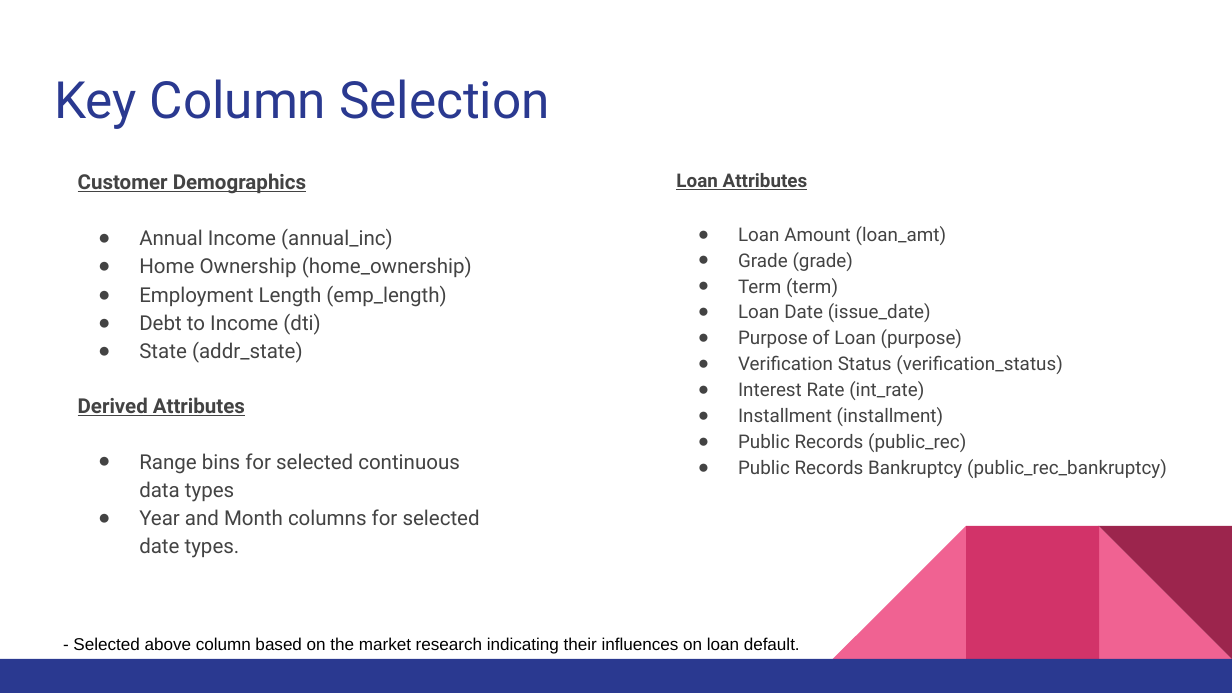
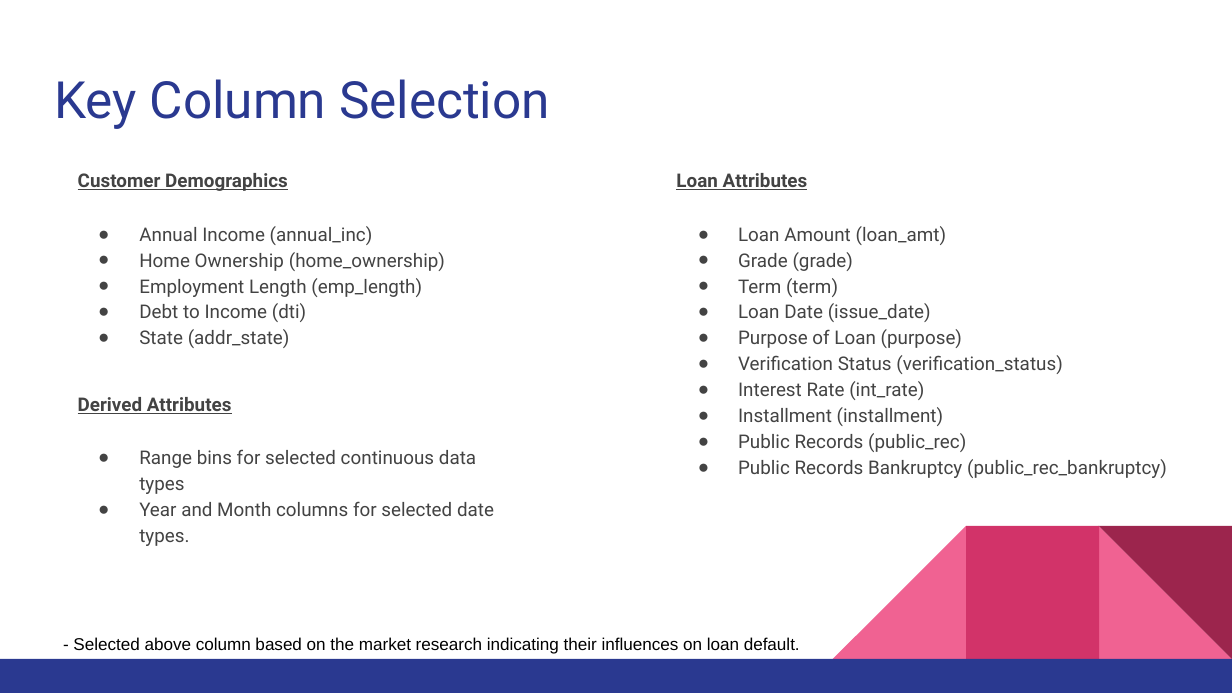
Before and after one commit to RamanPndy/LendingClubCaseStudy, a slide deck: slide 7 of Lending Club Case study.pptx. Drawn at 1232x693 pixels with LibreOffice and Linux fonts; fonts in the diff are those of the drawing. Boxes give left, top, right and bottom in pixels: in the first picture for what was removed or moved away, otherwise in the second. Text is boxed around its words. In the diff, an @@ line names an element or a change of style, - is before the commit and + after.

```diff
--- a/Lending Club Case study.pptx
+++ b/Lending Club Case study.pptx
@@ text "Customer Demographics" at bbox=[78, 173, 445, 348]: size 12 to 11 pt @@
@@ text "Derived Attributes" at bbox=[78, 397, 494, 546]: size 12 to 11 pt @@
```
Also in this commit, not shown: 2 other slides changed, 1 other file.
